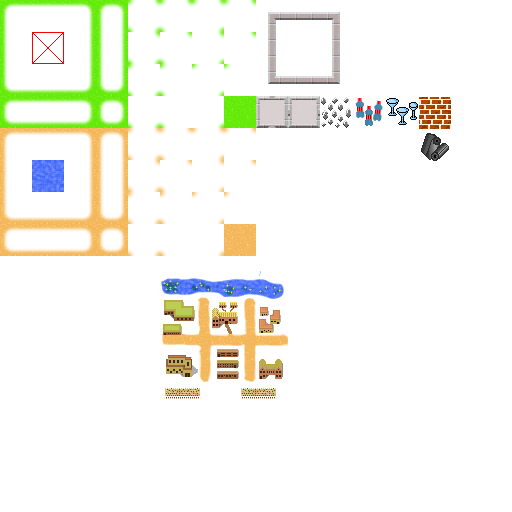
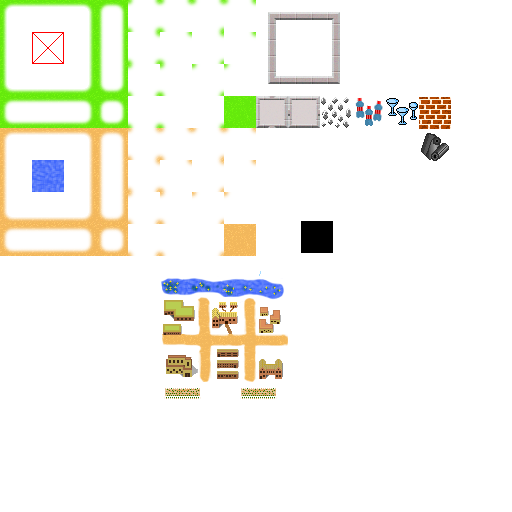
Layered file, before and after one edit (512×512). Changes by layer:
added layer "black" above "Background" over box(301, 221, 333, 253)
